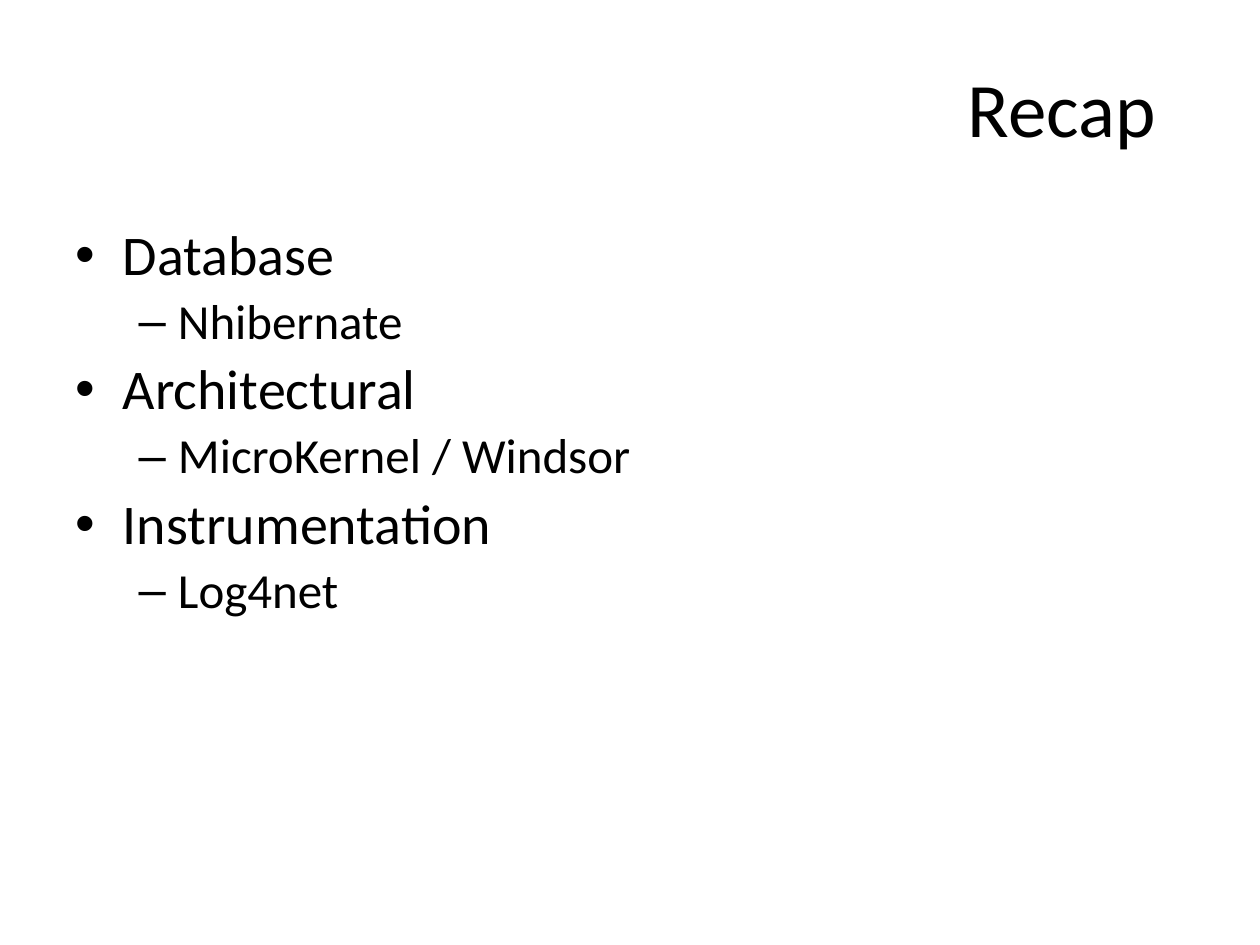
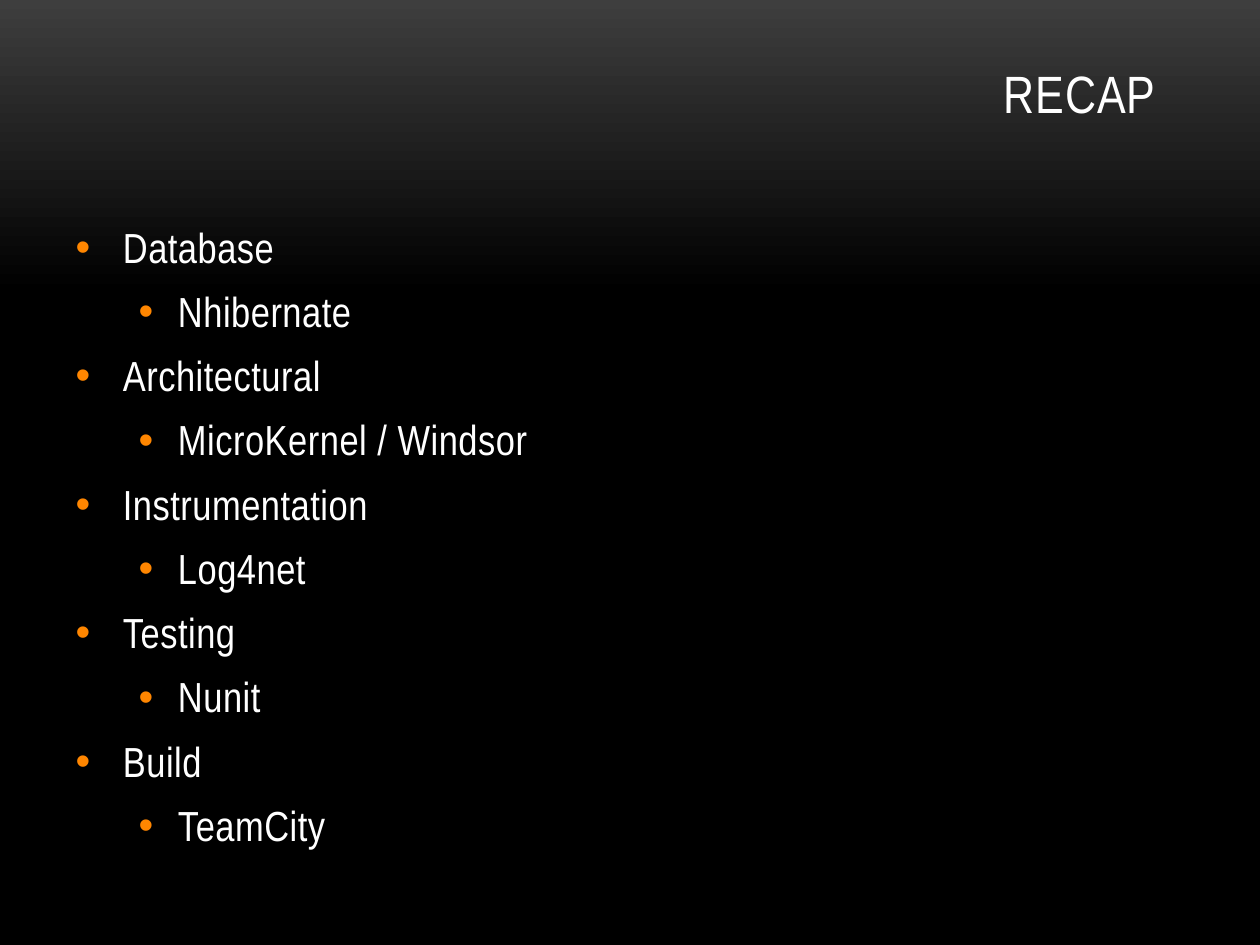
Before and after one commit to lozanotek/opensource, a slide deck: slide 41 of slides/open_source.pptx (slide 36 before the commit). Drawn at 1260x945 pixels with LibreOffice and Linux fonts; fonts in the diff are those of the drawing. Boxes give left, top, right and bottom in pixels: in the first picture for what was removed or moved away, otherwise in the second. Text is boxed around its words. In the diff, an @@ line names an element or a change of style, - is before the commit and + after.

```diff
--- a/slides/open_source.pptx
+++ b/slides/open_source.pptx
@@ background #FFFFFF to gradient #3F3F3F to #000000 @@
@@ title at bbox=[1004, 76, 1156, 114]: text changed; size 44 to 30 pt; font Calibri to Arial Narrow; text colour #000000 to #FFFFFF @@
-Recap
+RECAP
@@ text at bbox=[123, 232, 527, 593]: size 32 to 24 pt in "Database", "Architectural", "Instrumentation"; font Calibri to Arial Narrow, text colour #000000 to #FFFFFF, letter spacing 0 to 0.3 pt in "Database", "Nhibernate", "Architectural", "MicroKernel / Windsor" and 2 more places; size 28 to 24 pt in "Nhibernate", "MicroKernel / Windsor", "Log4net"; more space between paragraphs; bullet – to • @@
@@ text at bbox=[123, 617, 325, 850]: paragraphs added @@
+• Testing
+  • Nunit
+• Build
+  • TeamCity
```
Also in this commit, not shown: 38 other slides changed, 5 slides added, 1 slide removed.
